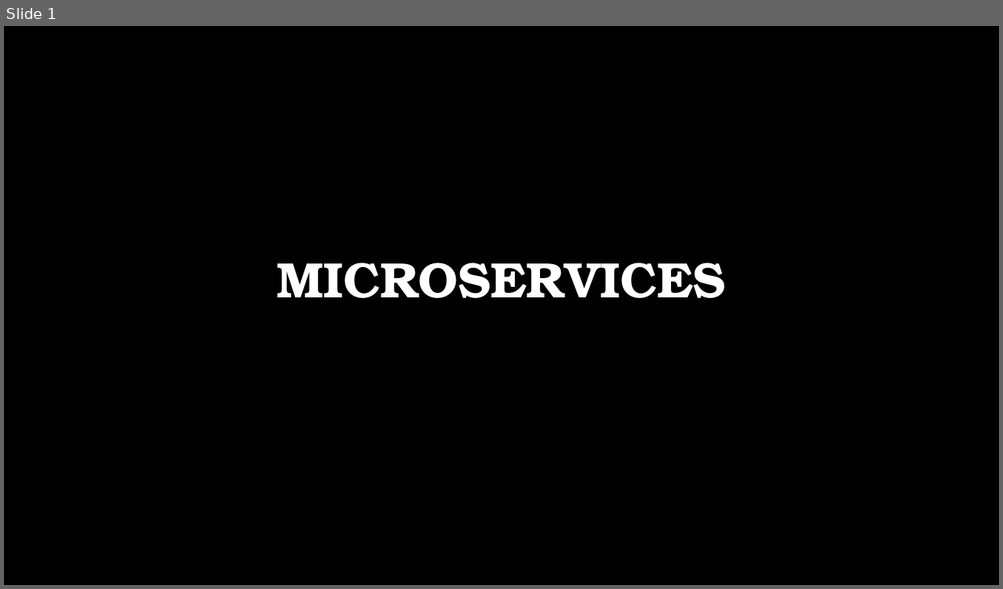
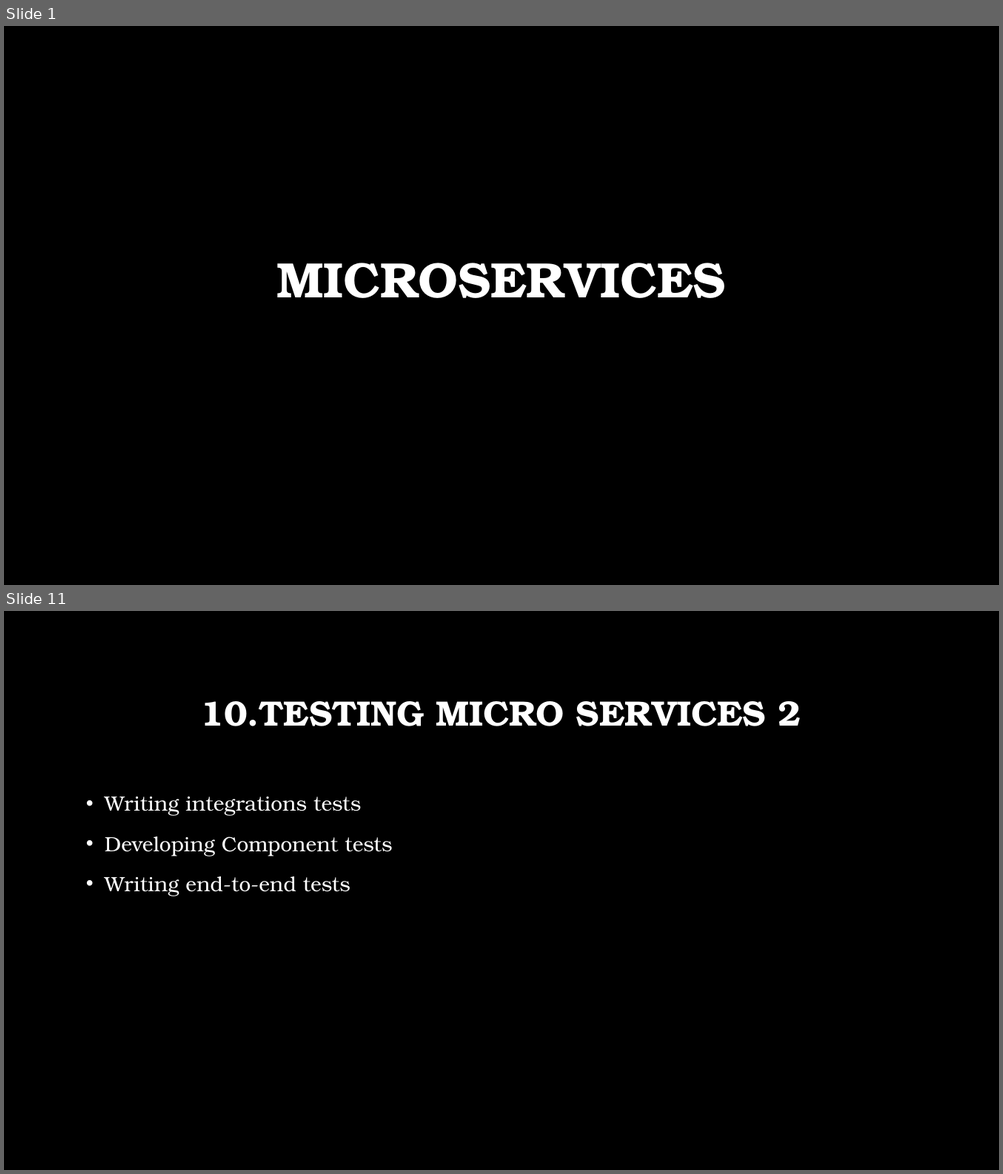
Before and after one commit to BharadwajMamidisetti/m5s8, a slide deck: docs/presentations/Microservices.pptx. Shown one above the other, each under a label of ours: slide 1 before the commit, slides 1 and 11 after it; the slides between them are not shown. The pictures are 1003x589 and 1003x1174 pixels, drawn with LibreOffice and Linux fonts; fonts in the diff are those of the drawing; background and template pictures are left out. Boxes give left, top, right and bottom in pixels: in the first picture for what was removed or moved away, otherwise in the second. Text is boxed around its words. In the diff, an @@ line names an element or a change of style, - is before the commit and + after.

```diff
--- a/docs/presentations/Microservices.pptx
+++ b/docs/presentations/Microservices.pptx
@@ slide 11 added at <box>4,611,999,1170</box>, background picture (left out) @@
@@ title added at <box>201,701,800,726</box>, 34 pt, text #FFFFFF, bold @@
+10.TESTING MICRO SERVICES 2
@@ text added at <box>105,796,392,897</box>, 20 pt, text #FFFFFF @@
+• Writing integrations tests
+• Developing Component tests
+• Writing end-to-end tests
```
Also in this commit, not shown: 5 slides changed, 11 other slides added.
